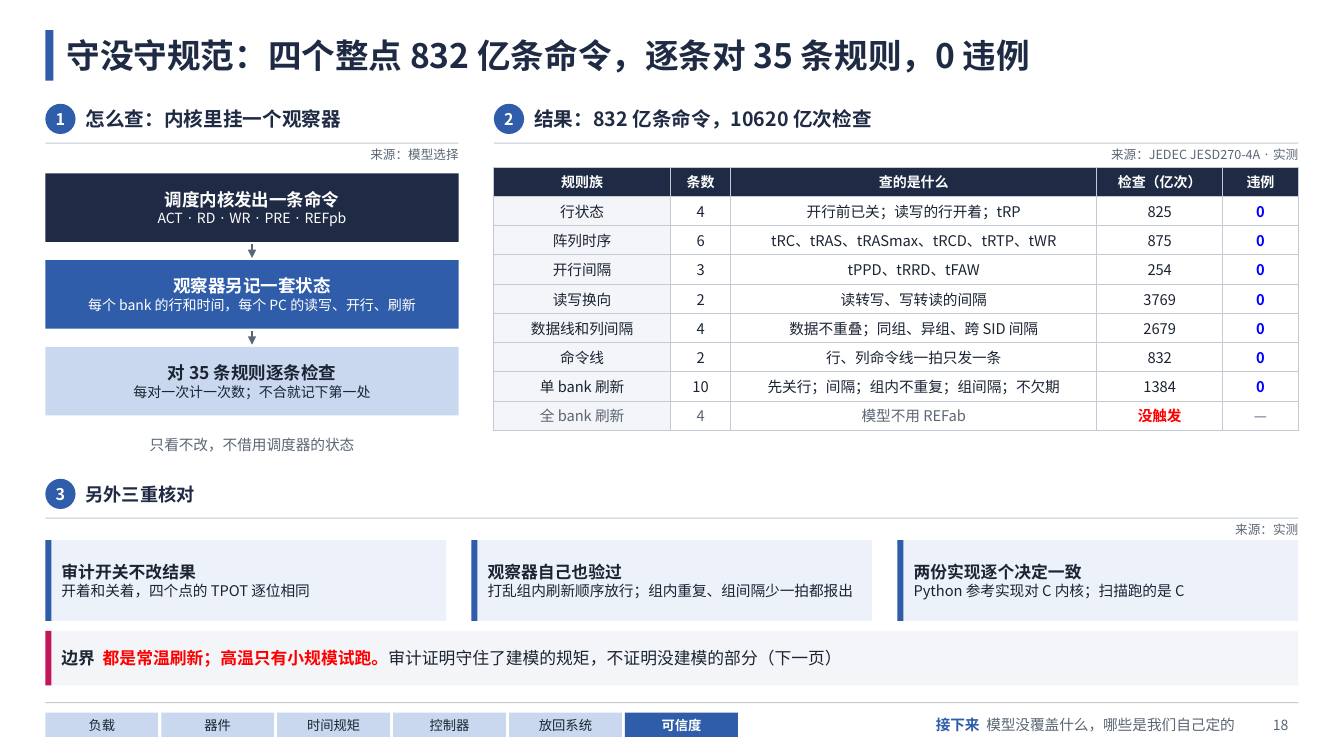
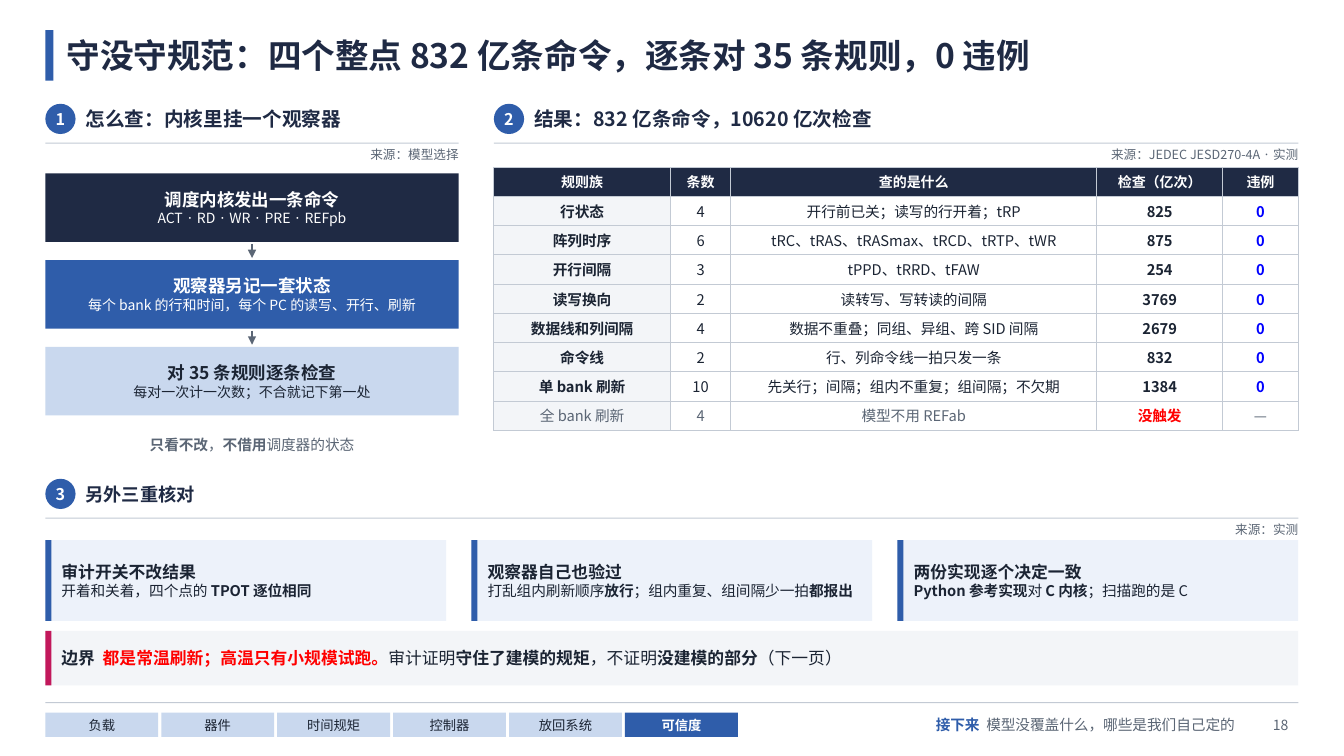
Before and after one commit to zhenghao21/heterollm-sim-4.0.0, a slide deck: slide 18 of docs/presentations/hbm_control_logic_20261107/HBM控制逻辑讲解.pptx. Drawn at 1344x756 pixels with LibreOffice and Linux fonts; fonts in the diff are those of the drawing. Boxes give left, top, right and bottom in pixels: in the first picture for what was removed or moved away, otherwise in the second. Text is boxed around its words. In the diff, an @@ line names an element or a change of style, - is before the commit and + after.

```diff
--- a/docs/presentations/hbm_control_logic_20261107/HBM控制逻辑讲解.pptx
+++ b/docs/presentations/hbm_control_logic_20261107/HBM控制逻辑讲解.pptx
@@ table at <box>494,167,1299,426</box> @@
@@ bold on in "行状态", "825", "阵列时序", "875" and 10 more places @@
@@ text "只看不改，不借用调度器的状态" at <box>150,437,355,452</box>: bold on in "只看不改，不借用调度器的状态" @@
@@ text at <box>61,563,311,598</box>: text changed; bold on @@
-审计开关不改结果
-开着和关着，四个点的 TPOT 逐位相同
+审计开关不改结果
+开着和关着，四个点的 TPOT 逐位相同
@@ text at <box>488,563,853,598</box>: text changed @@
-观察器自己也验过
-打乱组内刷新顺序放行；组内重复、组间隔少一拍都报出
+观察器自己也验过
+打乱组内刷新顺序放行；组内重复、组间隔少一拍都报出
@@ text at <box>914,563,1188,600</box>: text changed; bold on @@
-两份实现逐个决定一致
-Python 参考实现对 C 内核；扫描跑的是 C
+两份实现逐个决定一致
+Python 参考实现对 C 内核；扫描跑的是 C
@@ text "边界 都是常温刷新；高温只有小规模试跑。审计证明守住了建模的规矩，不证明没建模的部分（下一页）" at <box>61,649,842,667</box>: bold on in "都是常温刷新；高温只有小规模试跑。审计证明守住了建模的规矩，不证明没建模的部分（下一页）" @@
```
Also in this commit, not shown: 19 other slides changed, 32 other files.
